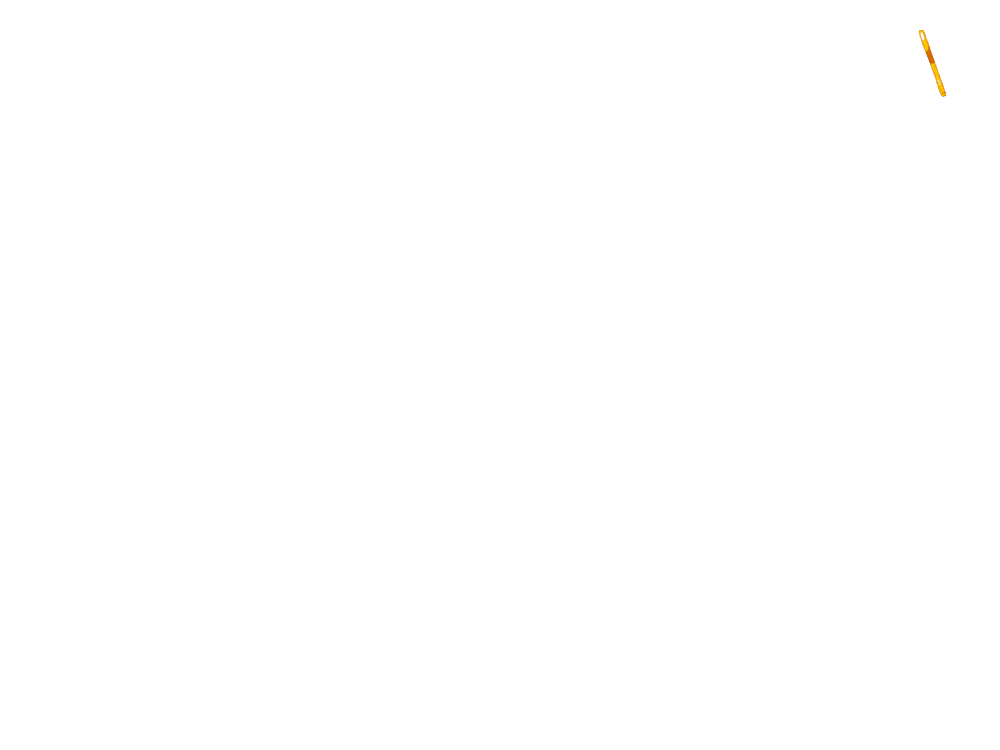
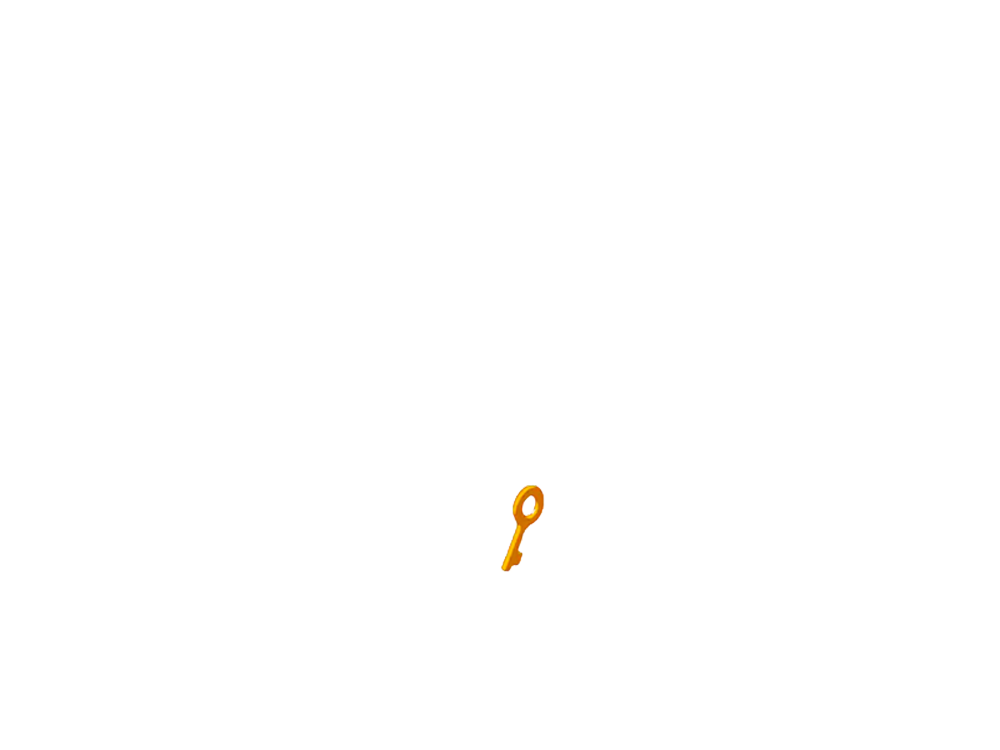
Comparing the layer stacks of the two 1000 × 750 images. Changes:
showed "Layer 3", painted on it over [500, 30, 947, 572]
hid "Layer 8" over [918, 30, 947, 97]
hid "Background" over [500, 30, 947, 572]
